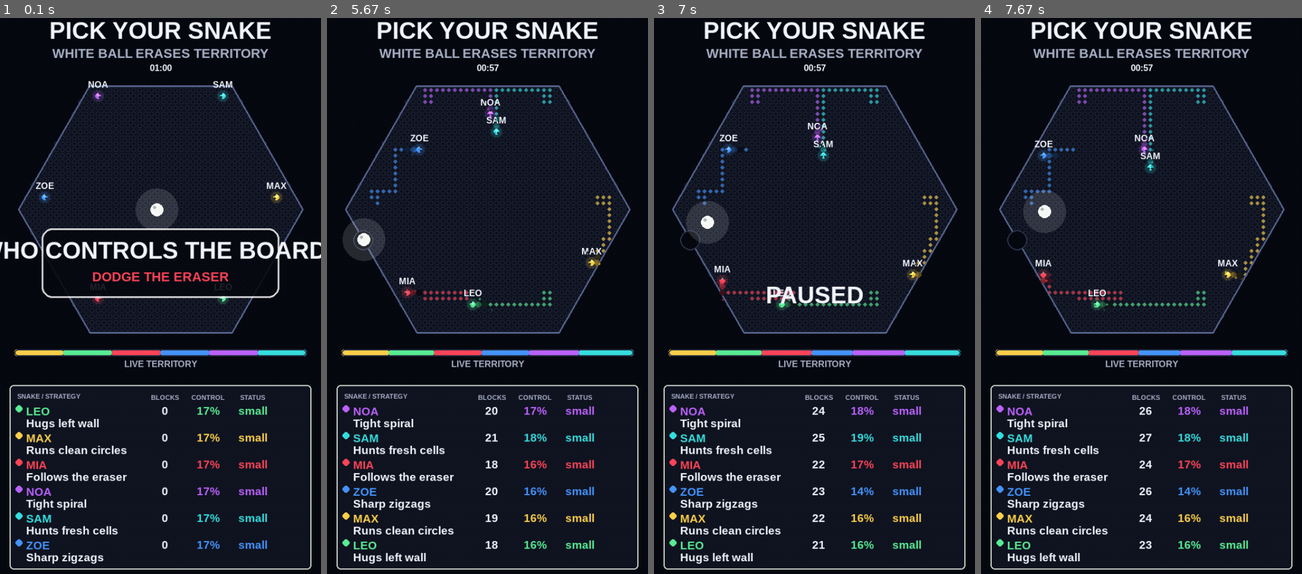
Above: before the commit, frames 1-4 (left to right).
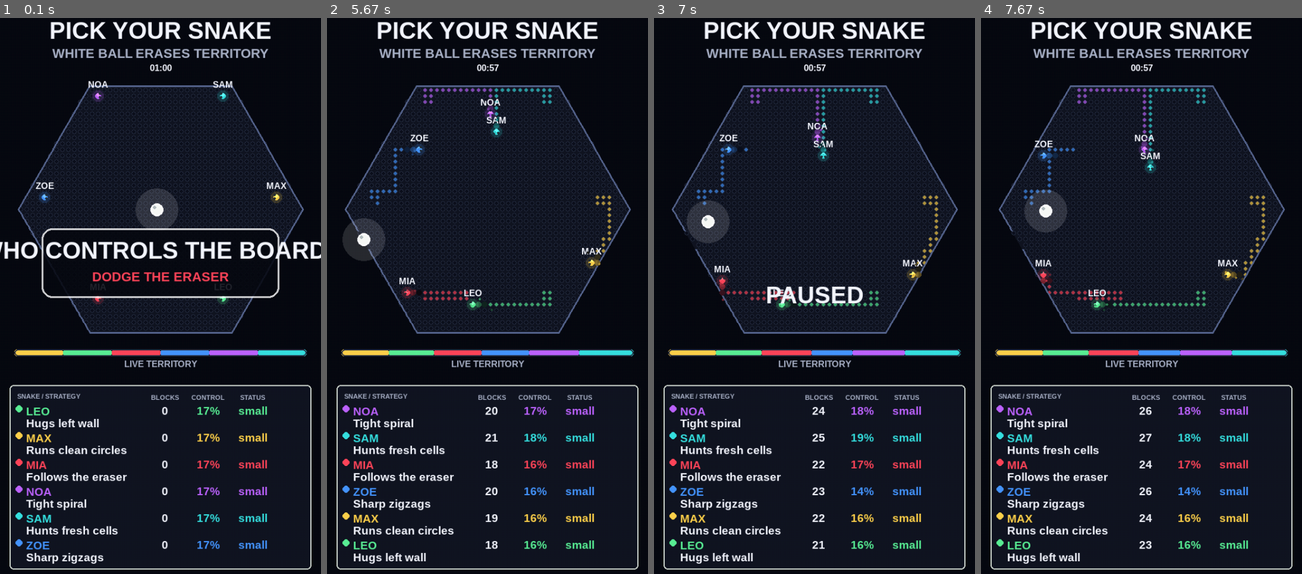
Above: after the commit, the same moments.

Repository: ly4aznik/pygame-video
Game: pygame game, started from ai_light_snake_capture/main.py
Same seed, same stepped clock (60 frames per second), same inputs: the game is played once before the commit and once after it.
Inputs:
- Up to frame 1 (0.1 s): no input
- Up to frame 2 (5.67 s): tap Space at 0.33, 0.73, 1.03, 1.23, 1.57, 1.87, 2.07, 2.37, 2.63, 2.97, 3.27, 3.4, 3.8, 4.1, 4.47, 4.87, 5.17, 5.37 s
- Up to frame 3 (7 s): tap Space at 5.67, 5.87, 6.2, 6.5, 6.7 s
- Up to frame 4 (7.67 s): tap Space at 7, 7.27, 7.6 s

The runs differ from the first frame. In frame 1, less than 0.1% of the frame differs, in the area x 5-95%, y 12-57%; in frame 2, 0.1%; in frame 3, 0.2%; in frame 4, 0.2%.

Commit message:
Refine eraser ball mechanics and enhance wall rendering in the game

Diff:
--- a/ai_light_snake_capture/main.py
+++ b/ai_light_snake_capture/main.py
@@ -53,7 +53,7 @@
 BONUS_RESPAWN_SECONDS = (7.0, 13.0)
 ERASER_BALL_RADIUS = 11
 ERASER_BALL_SPEED = 70.0
-ERASER_BOUNCE_SPEED_MULTIPLIER = 1.07
+ERASER_BOUNCE_SPEED_MULTIPLIER = 1.1
 ERASER_WALL_HOLE_RADIUS = ERASER_BALL_RADIUS + 6
 ERASER_EVADE_SECONDS = 2.8
 ERASER_EVADE_RADIUS = 56.0
@@ -1884,11 +1884,26 @@
         for cell, owner in self.owner_by_cell.items():
             amount = 0.68 if owner.alive else 0.28
             pygame.draw.rect(self.screen, mix(NEUTRAL_CELL, owner.color, amount), CELL_FILL_RECTS[cell], border_radius=3)
-        pygame.draw.polygon(self.screen, (86, 101, 142), BOARD_OUTLINE, 3)
-        for hole_x, hole_y in self.wall_holes:
-            center = (int(round(hole_x)), int(round(hole_y)))
-            pygame.draw.circle(self.screen, BG, center, ERASER_WALL_HOLE_RADIUS)
-            pygame.draw.circle(self.screen, (46, 54, 77), center, ERASER_WALL_HOLE_RADIUS, 2)
+        wall_color = (86, 101, 142)
+        for index, start in enumerate(BOARD_OUTLINE):
+            end = BOARD_OUTLINE[(index + 1) % len(BOARD_OUTLINE)]
+            edge_x = end[0] - start[0]
+            edge_y = end[1] - start[1]
+            length = math.hypot(edge_x, edge_y)
+            steps = max(1, math.ceil(length / 3))
+            previous: Optional[Tuple[int, int]] = None
+            for step in range(steps + 1):
+                amount = step / steps
+                point = (
+                    int(round(start[0] + edge_x * amount)),
+                    int(round(start[1] + edge_y * amount)),
+                )
+                if self.wall_has_hole_at(point):
+                    previous = None
+                    continue
+                if previous is not None:
+                    pygame.draw.line(self.screen, wall_color, previous, point, 3)
+                previous = point
 
     def draw_scoreboard(self) -> None:
         rect = pygame.Rect(16, SCORE_TOP, WIDTH - 32, HEIGHT - SCORE_TOP - 18)
